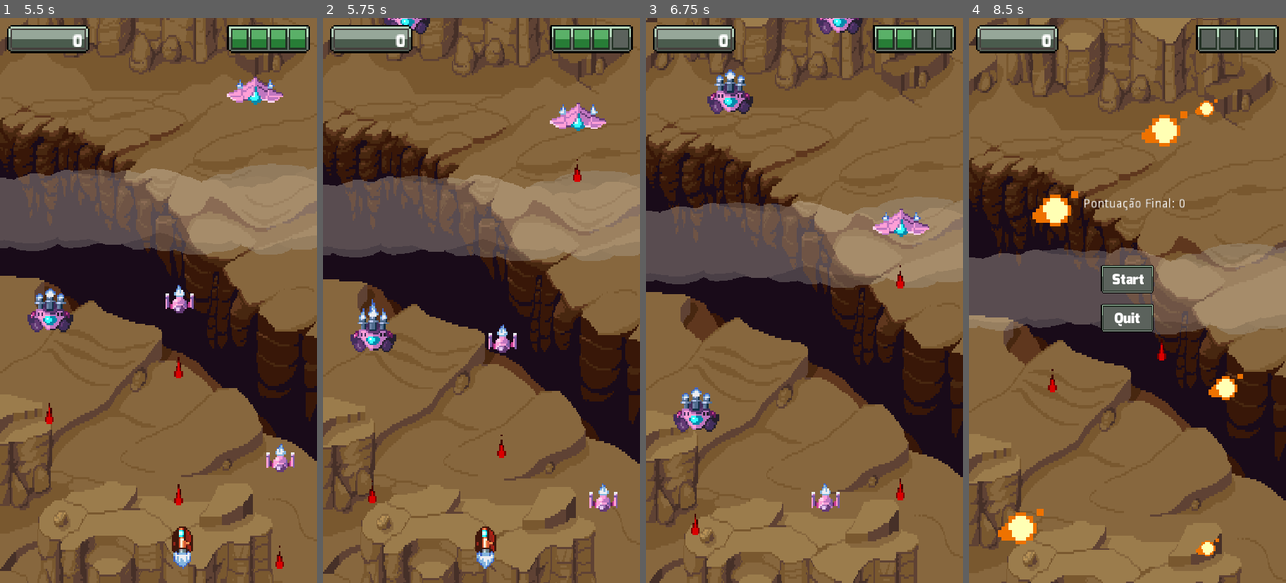
Above: before the commit, frames 1-4 (left to right).
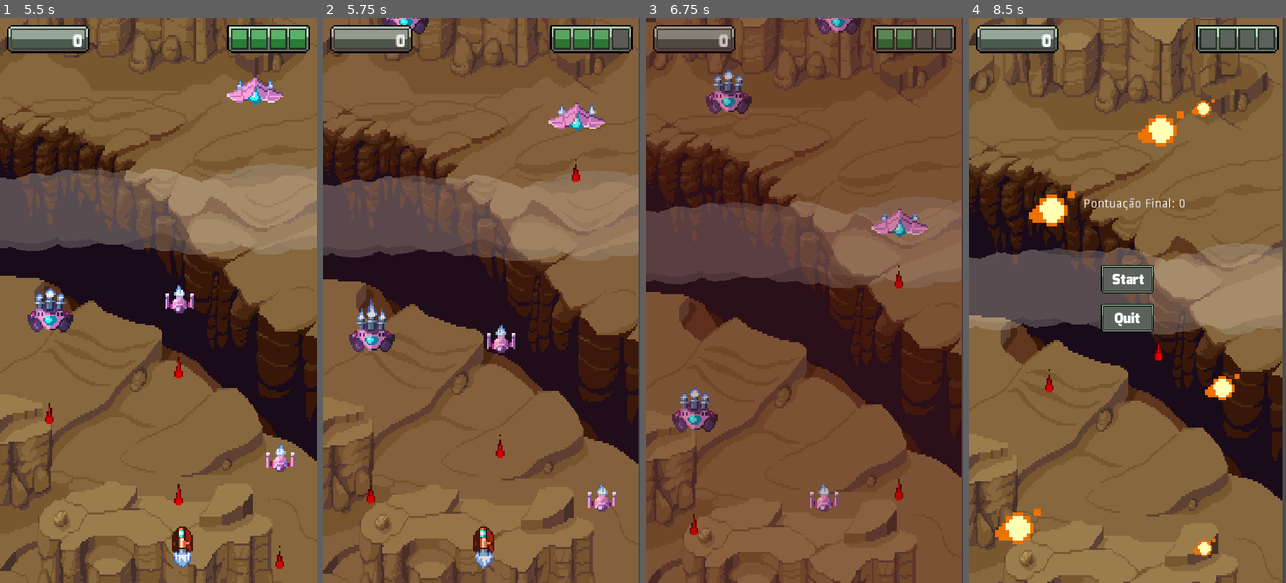
Above: after the commit, the same moments.

Repository: Gui-dev/space-shooter
Game: Godot game, scene res://scenes/levels/world.tscn
The game is run twice, just before and just after one commit, with the same random seed, the same clock (stepped at 60 frames per second) and the same inputs.
Inputs:
- Up to frame 1 (5.5 s): click "Start" at 0.5 s; hold Right (ui_right) 1.28-2.03 s; hold Down (ui_down) 2.03-2.78 s; hold Right (ui_right) 2.78-3.53 s; hold Up (ui_up) 3.53-4.28 s; hold Left (ui_left) from 4.28 s (still down)
- Up to frame 2 (5.75 s): keep holding Left (ui_left)
- Up to frame 3 (6.75 s): release Left (ui_left) at 5.78 s; hold Down (ui_down) 5.78-6.53 s; hold Right (ui_right) from 6.53 s (still down)
- Up to frame 4 (8.5 s): release Right (ui_right) at 7.28 s; hold Up (ui_up) 7.28-8.03 s; hold Right (ui_right) from 8.03 s (still down)

Frame 1 is identical in both runs. In frame 2, 5.9% of the frame differs, in the area x 0-100%, y 0-100%; in frame 3, 19%; in frame 4, 12%.

Commit message:
feat: add hit effect

Diff:
--- a/scenes/interface/interface.tscn
+++ b/scenes/interface/interface.tscn
@@ -15,6 +15,37 @@
 [sub_resource type="DynamicFont" id=2]
 size = 10
 font_data = ExtResource( 4 )
+
+[sub_resource type="Animation" id=3]
+length = 0.001
+tracks/0/type = "value"
+tracks/0/path = NodePath("hurt_player:color")
+tracks/0/interp = 1
+tracks/0/loop_wrap = true
+tracks/0/imported = false
+tracks/0/enabled = true
+tracks/0/keys = {
+"times": PoolRealArray( 0 ),
+"transitions": PoolRealArray( 1 ),
+"update": 0,
+"values": [ Color( 0.411765, 0.129412, 0.129412, 0 ) ]
+}
+
+[sub_resource type="Animation" id=4]
+resource_name = "hit"
+length = 0.2
+tracks/0/type = "value"
+tracks/0/path = NodePath("hurt_player:color")
+tracks/0/interp = 1
+tracks/0/loop_wrap = true
+tracks/0/imported = false
+tracks/0/enabled = true
+tracks/0/keys = {
+"times": PoolRealArray( 0, 0.1, 0.2 ),
+"transitions": PoolRealArray( 1, 1, 1 ),
+"update": 0,
+"values": [ Color( 0.411765, 0.129412, 0.129412, 0 ), Color( 0.301961, 0.0745098, 0.0745098, 0.54902 ), Color( 0.411765, 0.129412, 0.129412, 0 ) ]
+}
 
 [node name="Interface" type="CanvasLayer" groups=["interface"]]
 script = ExtResource( 7 )
@@ -110,5 +141,15 @@
 hframes = 5
 frame = 4
 
+[node name="hurt_player" type="ColorRect" parent="."]
+anchor_right = 1.0
+anchor_bottom = 1.0
+mouse_filter = 2
+color = Color( 0.411765, 0.129412, 0.129412, 0 )
+
+[node name="animation" type="AnimationPlayer" parent="."]
+anims/RESET = SubResource( 3 )
+anims/hit = SubResource( 4 )
+
 [connection signal="pressed" from="buttons_container/play_game" to="buttons_container" method="_on_play_game_pressed"]
 [connection signal="pressed" from="buttons_container/quit" to="buttons_container" method="_on_quit_pressed"]
--- a/scenes/levels/world.tscn
+++ b/scenes/levels/world.tscn
@@ -8,6 +8,8 @@
 [ext_resource path="res://scenes/enemies/enemy_small.tscn" type="PackedScene" id=6]
 [ext_resource path="res://scenes/interface/interface.tscn" type="PackedScene" id=7]
 [ext_resource path="res://scenes/prefabs/power_up.tscn" type="PackedScene" id=8]
+[ext_resource path="res://scripts/prefabs/shake_camera.gd" type="Script" id=9]
+[ext_resource path="res://assets/sfx/spaceship_shooter.ogg" type="AudioStream" id=10]
 
 [node name="World" type="Node2D"]
 script = ExtResource( 3 )
@@ -25,6 +27,16 @@
 enemy_ships = [ ExtResource( 8 ) ]
 spawn_cooldown = 10.0
 
+[node name="background_sfx" type="AudioStreamPlayer2D" parent="."]
+stream = ExtResource( 10 )
+autoplay = true
+
+[node name="shake_camera" type="Camera2D" parent="."]
+position = Vector2( 180, 320 )
+current = true
+script = ExtResource( 9 )
+base_position = Vector2( 180, 320 )
+
 [connection signal="start_game" from="interface/buttons_container" to="." method="start_game"]
 [connection signal="start_game" from="interface/buttons_container" to="enemy_spawner" method="start_game"]
 [connection signal="start_game" from="interface/buttons_container" to="power_up_spawner" method="start_game"]
--- a/scripts/interface/interface.gd
+++ b/scripts/interface/interface.gd
@@ -6,6 +6,7 @@
 onready var buttons_container: Control = $buttons_container
 onready var final_score: Label = $final_score
 onready var health_hud: Sprite = $health
+onready var animation: AnimationPlayer = $animation
 
 
 func _ready() -> void:
@@ -22,6 +23,7 @@
     'heal':
       health_hud.frame = value
     'hurt':
+      animation.play('hit')
       health_hud.frame = value
 
 
--- a/scripts/levels/world.gd
+++ b/scripts/levels/world.gd
@@ -5,6 +5,7 @@
 onready var interface: CanvasLayer = $interface
 onready var enemies_spawner: Position2D = $enemy_spawner
 onready var power_up_spawner: Position2D = $power_up_spawner
+onready var shake_camera: Camera2D = $shake_camera
 export(Vector2) var custom_initial_position
 
 
@@ -12,6 +13,7 @@
   interface.reset()
   var player = Player.instance()
   player.position = custom_initial_position
+  player.connect('shake', shake_camera, 'shake')
   player.connect('game_over', interface, 'game_over')
   player.connect('game_over', enemies_spawner, 'game_over')
   player.connect('game_over', power_up_spawner, 'game_over')
--- a/scripts/player/player.gd
+++ b/scripts/player/player.gd
@@ -2,6 +2,7 @@
 class_name Player
 
 signal game_over
+signal shake
 var ExplosionHitFX: PackedScene = preload('res://scenes/prefabs/explosion.tscn')
 var HitSFX: PackedScene = preload('res://scenes/prefabs/hit_sfx.tscn')
 onready var animation_tree: AnimationTree = $animation_tree
@@ -43,6 +44,7 @@
       if health > 0:
         _hit_sfx()
         health -= value
+        emit_signal('shake', 5, 0.4)
     'heal':
       if health < 4:
         health += value
Not shown: 1 places in scenes/interface/interface.tscn that only renumber resources
Not shown: 1 places in scenes/levels/world.tscn that only renumber resources
